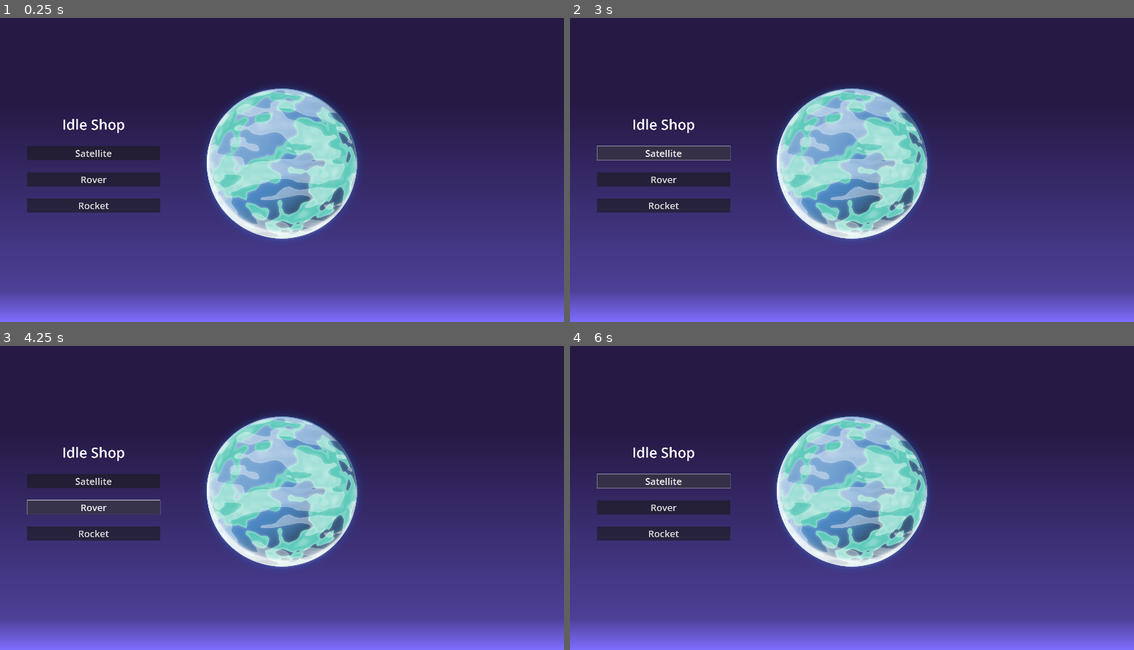
Above: before the commit, frames 1-4 (two rows, left to right).
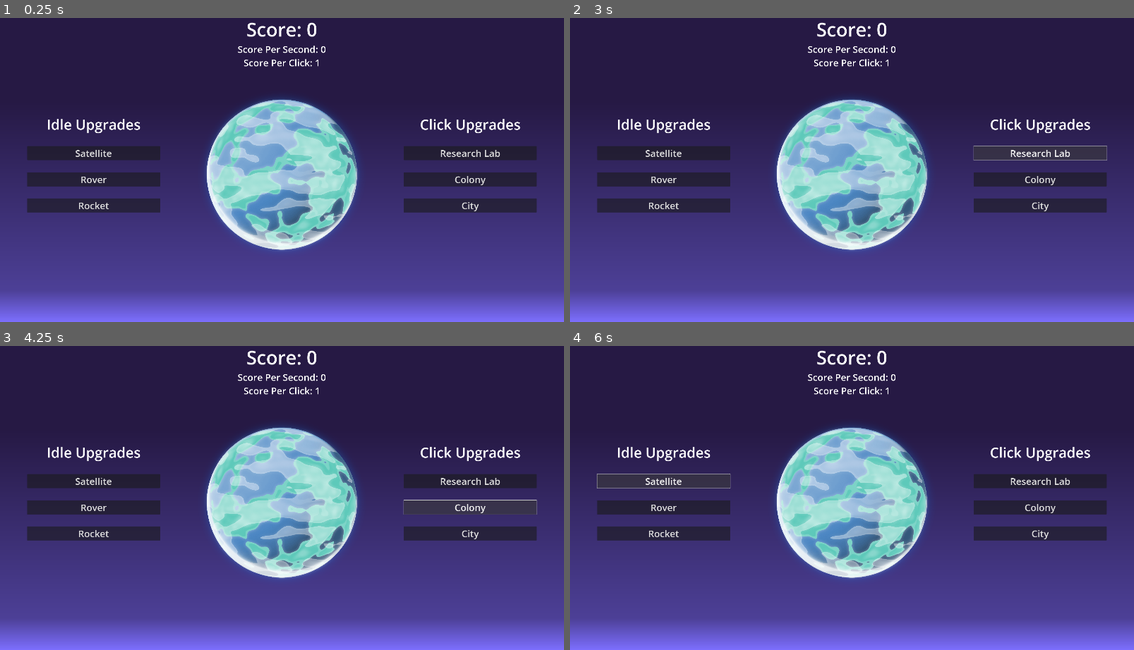
Above: after the commit, the same moments.

Repository: JStaed/planet-clicker-game
Game: Godot game, scene res://scenes/main.tscn
Two runs of this game, one before a commit and one after it. Both use one fixed random seed, a clock stepped at 60 frames per second and the inputs below. The project has no main scene, so this scene is started directly.
Inputs (mouse positions are in pixels of both pictures, inside the frame that each line leads up to; where the layout moved, square brackets give the same spot in the first picture):
- Up to frame 1 (0.25 s): no input
- Up to frame 2 (3 s): click "Satellite" at 0.5 s; click "Rover" at 1.25 s; click "Rocket" at 2 s; click "Satellite" (after the commit: "Research Lab") at 2.75 s
- Up to frame 3 (4.25 s): click "Rover" (after the commit: "Colony") at 3.5 s
- Up to frame 4 (6 s): click "Rocket" (after the commit: "City") at 4.25 s; click (852, 504) [852, 491] at 5 s; click "Satellite" at 5.75 s

The runs differ from the first frame. In frame 1, 13% of the frame differs, in the area x 8-96%, y 1-77%; in frame 2, 12%; in frame 3, 13%, in the area x 4-96%, y 1-77%; in frame 4, 13%.

Commit message:
Score Labels

Diff:
--- /dev/null
+++ b/resources/HeadingTheme.tres
@@ -0,0 +1,4 @@
+[gd_resource type="Theme" format=3 uid="uid://di74y6aosbgyw"]
+
+[resource]
+default_font_size = 128
--- /dev/null
+++ b/resources/SubHeadingTheme.tres
@@ -0,0 +1,4 @@
+[gd_resource type="Theme" format=3 uid="uid://nbtcqs11y2rr"]
+
+[resource]
+default_font_size = 64
--- a/scenes/main.tscn
+++ b/scenes/main.tscn
@@ -1,8 +1,11 @@
-[gd_scene load_steps=7 format=3 uid="uid://b8ae071qdtqmx"]
+[gd_scene load_steps=9 format=3 uid="uid://b8ae071qdtqmx"]
 
 [ext_resource type="PackedScene" uid="uid://d33sg7aanijho" path="res://prefabs/spacer.tscn" id="1_o5qli"]
 [ext_resource type="Texture2D" uid="uid://c8l05r1uqvjag" path="res://planet-sprites/planet00.png" id="2_0wfyh"]
+[ext_resource type="Theme" uid="uid://p8tj8rqn8kvy" path="res://resources/ShopLabelTheme.tres" id="2_jyhfs"]
 [ext_resource type="Theme" uid="uid://doenlf68pau7h" path="res://resources/ButtonTheme.tres" id="2_sugp2"]
+[ext_resource type="Theme" uid="uid://di74y6aosbgyw" path="res://resources/HeadingTheme.tres" id="4_tbgi4"]
+[ext_resource type="Theme" uid="uid://nbtcqs11y2rr" path="res://resources/SubHeadingTheme.tres" id="5_tefeu"]
 
 [sub_resource type="Gradient" id="Gradient_sgp6g"]
 offsets = PackedFloat32Array(0.3, 0.9, 1)
@@ -13,9 +16,6 @@
 width = 1920
 height = 1080
 fill_to = Vector2(0, 1)
-
-[sub_resource type="Theme" id="Theme_jyhfs"]
-default_font_size = 96
 
 [node name="Node2D" type="Node2D"]
 
@@ -53,8 +53,8 @@
 
 [node name="Label" type="Label" parent="CanvasLayer/Control/HBoxContainer/Left"]
 layout_mode = 2
-theme = SubResource("Theme_jyhfs")
-text = "Idle Shop"
+theme = ExtResource("2_jyhfs")
+text = "Idle Upgrades"
 horizontal_alignment = 1
 
 [node name="Spacer4" parent="CanvasLayer/Control/HBoxContainer/Left" instance=ExtResource("1_o5qli")]
@@ -96,9 +96,41 @@
 size_flags_horizontal = 3
 alignment = 1
 
+[node name="Spacer3" parent="CanvasLayer/Control/HBoxContainer/Middle" instance=ExtResource("1_o5qli")]
+layout_mode = 2
+size_flags_stretch_ratio = 0.2
+
+[node name="Score" type="Label" parent="CanvasLayer/Control/HBoxContainer/Middle"]
+layout_mode = 2
+theme = ExtResource("4_tbgi4")
+text = "Score: 0"
+horizontal_alignment = 1
+vertical_alignment = 1
+
+[node name="ScorePerSecond" type="Label" parent="CanvasLayer/Control/HBoxContainer/Middle"]
+layout_mode = 2
+theme = ExtResource("5_tefeu")
+text = "Score Per Second: 0"
+horizontal_alignment = 1
+vertical_alignment = 1
+
+[node name="ScorePerClick" type="Label" parent="CanvasLayer/Control/HBoxContainer/Middle"]
+layout_mode = 2
+theme = ExtResource("5_tefeu")
+text = "Score Per Click: 1"
+horizontal_alignment = 1
+vertical_alignment = 1
+
+[node name="Spacer" parent="CanvasLayer/Control/HBoxContainer/Middle" instance=ExtResource("1_o5qli")]
+layout_mode = 2
+size_flags_stretch_ratio = 0.2
+
 [node name="PlanetButton" type="TextureButton" parent="CanvasLayer/Control/HBoxContainer/Middle"]
 layout_mode = 2
 texture_normal = ExtResource("2_0wfyh")
+
+[node name="Spacer2" parent="CanvasLayer/Control/HBoxContainer/Middle" instance=ExtResource("1_o5qli")]
+layout_mode = 2
 
 [node name="Spacer3" parent="CanvasLayer/Control/HBoxContainer" instance=ExtResource("1_o5qli")]
 layout_mode = 2
@@ -109,6 +141,45 @@
 size_flags_horizontal = 3
 alignment = 1
 
+[node name="Spacer5" parent="CanvasLayer/Control/HBoxContainer/Right" instance=ExtResource("1_o5qli")]
+layout_mode = 2
+
+[node name="Label" type="Label" parent="CanvasLayer/Control/HBoxContainer/Right"]
+layout_mode = 2
+theme = ExtResource("2_jyhfs")
+text = "Click Upgrades"
+horizontal_alignment = 1
+
+[node name="Spacer4" parent="CanvasLayer/Control/HBoxContainer/Right" instance=ExtResource("1_o5qli")]
+layout_mode = 2
+size_flags_stretch_ratio = 0.1
+
+[node name="Button" type="Button" parent="CanvasLayer/Control/HBoxContainer/Right"]
+layout_mode = 2
+theme = ExtResource("2_sugp2")
+text = "Research Lab"
+
+[node name="Spacer" parent="CanvasLayer/Control/HBoxContainer/Right" instance=ExtResource("1_o5qli")]
+layout_mode = 2
+size_flags_stretch_ratio = 0.1
+
+[node name="Button2" type="Button" parent="CanvasLayer/Control/HBoxContainer/Right"]
+layout_mode = 2
+theme = ExtResource("2_sugp2")
+text = "Colony"
+
+[node name="Spacer2" parent="CanvasLayer/Control/HBoxContainer/Right" instance=ExtResource("1_o5qli")]
+layout_mode = 2
+size_flags_stretch_ratio = 0.1
+
+[node name="Button3" type="Button" parent="CanvasLayer/Control/HBoxContainer/Right"]
+layout_mode = 2
+theme = ExtResource("2_sugp2")
+text = "City"
+
+[node name="Spacer3" parent="CanvasLayer/Control/HBoxContainer/Right" instance=ExtResource("1_o5qli")]
+layout_mode = 2
+
 [node name="Spacer4" parent="CanvasLayer/Control/HBoxContainer" instance=ExtResource("1_o5qli")]
 layout_mode = 2
 size_flags_stretch_ratio = 0.2
